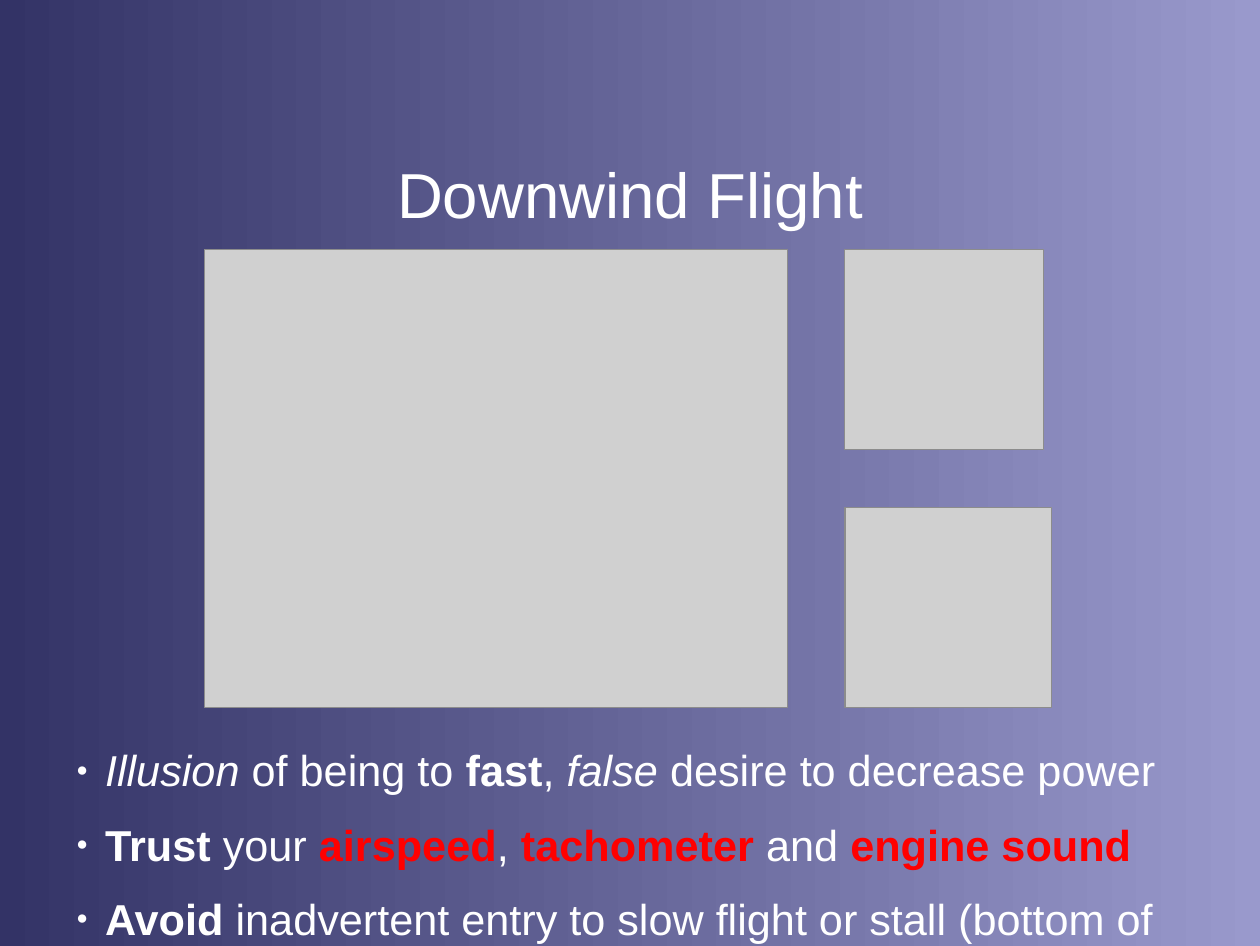
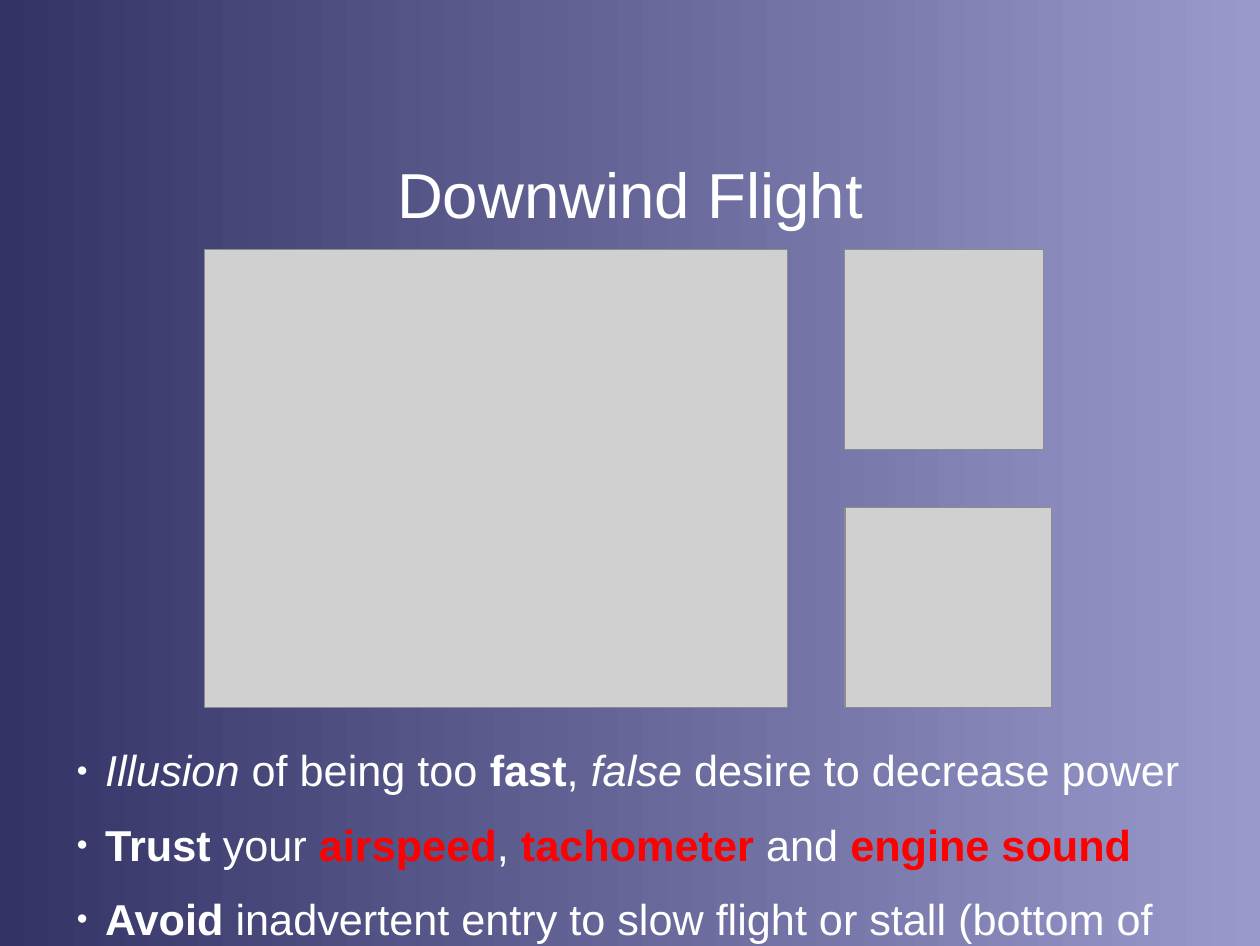
Before and after one commit to stephanheinemann/flight, a slide deck: slide 6 of FI/DriftIllusions/DriftIllusions.odp. Drawn at 1260x946 pixels with LibreOffice and Linux fonts; fonts in the diff are those of the drawing; grey boxes stand for pictures; background and template pictures are left out. Boxes give left, top, right and bottom in pixels: in the first picture for what was removed or moved away, otherwise in the second. Text is boxed around its words. In the diff, an @@ line names an element or a change of style, - is before the commit and + after.

Commit message:
extended drift illusions presentation

```diff
--- a/FI/DriftIllusions/DriftIllusions.odp
+++ b/FI/DriftIllusions/DriftIllusions.odp
@@ text at <box>105,754,1180,795</box>: text changed @@
-● Illusion of being to fast, false desire to decrease power
+● Illusion of being too fast, false desire to decrease power
```
Also in this commit, not shown: 5 other slides changed, 2 slides added, 2 slides removed, 2 other files.
